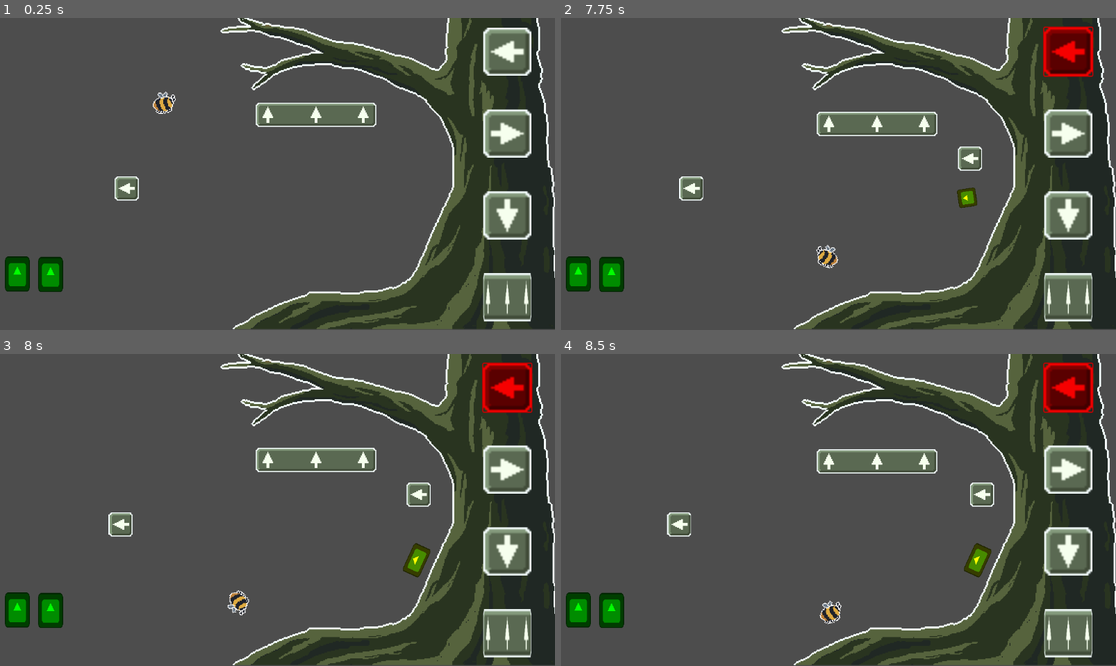
Above: before the commit, frames 1-4 (two rows, left to right).
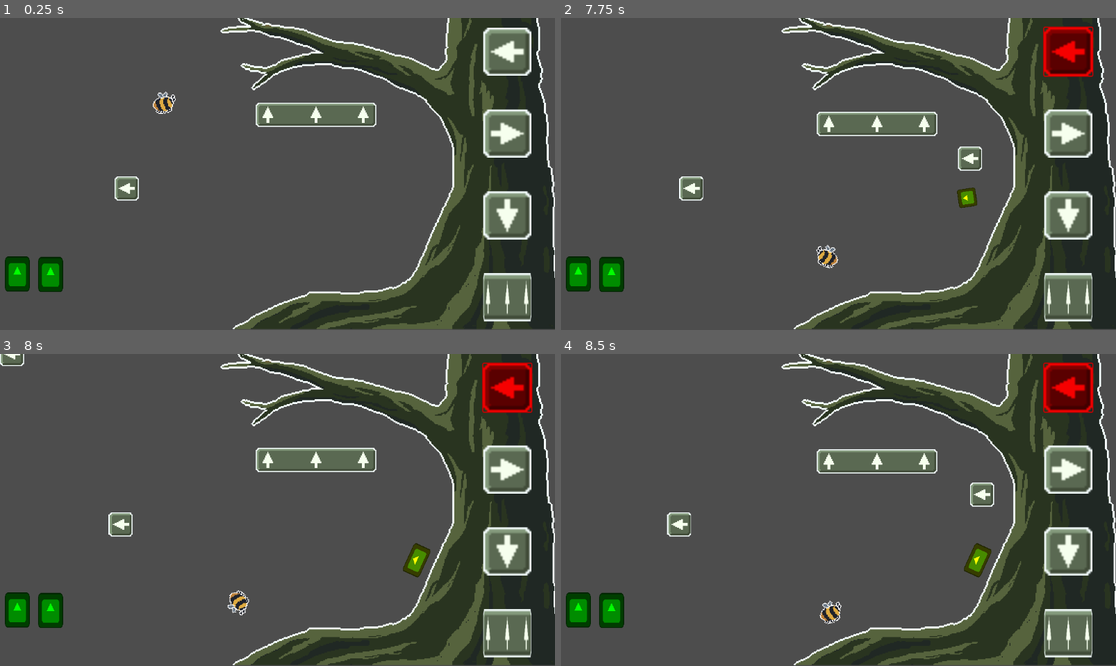
Above: after the commit, the same moments.

Repository: schmertenk/platformer
Game: Godot game, scene res://Game.tscn
The game is run twice, just before and just after one commit, with the same random seed, the same clock (stepped at 60 frames per second) and the same inputs. The engine's default icon, where the game draws it, is replaced by a stand-in: a white triangle on a blue panel in a dark square.
Inputs (mouse positions are in pixels of both pictures, inside the frame that each line leads up to):
- Up to frame 1 (0.25 s): no input
- Up to frame 2 (7.75 s): click (1066, 52) at 0.52 s; tap Enter at 1.25 s; move the mouse to (960, 158) at 1.27 s; hold Right (right) 1.28-2.78 s; click (960, 158) at 1.35 s; tap Space (jump) at 1.52, 2.27, 3.77, 4.52, 5.27, 6.77, 7.52 s; move the mouse to (960, 158) at 2.02 s; click (960, 158) at 2.1 s; move the mouse to (894, 105) at 2.77 s; hold Left (left) 2.78-3.53 s; right-click (894, 105) at 2.85 s; click (894, 105) at 3.05 s; move the mouse to (810, 236) at 3.52 s; hold Right (right) 3.53-5.03 s; click (810, 236) at 3.6 s; move the mouse to (1005, 220) at 4.27 s; click (1005, 220) at 4.35 s; move the mouse to (672, 127) at 5.02 s; hold Left (left) 5.03-5.78 s; right-click (672, 127) at 5.1 s; click (672, 127) at 5.3 s; move the mouse to (866, 174) at 5.77 s; hold Right (right) 5.78-6.53 s; click (866, 174) at 5.85 s; move the mouse to (755, 96) at 6.52 s; hold Left (left) from 6.53 s (still down); click (755, 96) at 6.6 s; move the mouse to (960, 158) at 7.27 s; right-click (960, 158) at 7.35 s; click (960, 158) at 7.55 s
- Up to frame 3 (8 s): keep holding Left (left)
- Up to frame 4 (8.5 s): move the mouse to (727, 525) at 8.02 s; release Left (left) at 8.03 s; hold Right (right) from 8.03 s (still down); click (727, 525) at 8.1 s; tap Space (jump) at 8.27 s

Frames 1-2 are identical in both runs. In frame 3, 0.4% of the frame differs, in the area x 0-78%, y 0-49%; in frame 4, nothing differs.

Commit message:
fixed space control platform

Diff:
--- a/Scenes/ControlPlatformWrapper/ControlPlatformWrapper.gd
+++ b/Scenes/ControlPlatformWrapper/ControlPlatformWrapper.gd
@@ -53,8 +53,8 @@
 		platform.wrapper = self
 		Global.control_platforms[control_platform.id] = true
 		Global.game.add_child(platform)
+		platform.global_position = global_position
 		platform.body.global_position = global_position
-		platform.global_position = global_position
 		is_dragging = false
 		$Sprite2D.visible = false
 	else:
